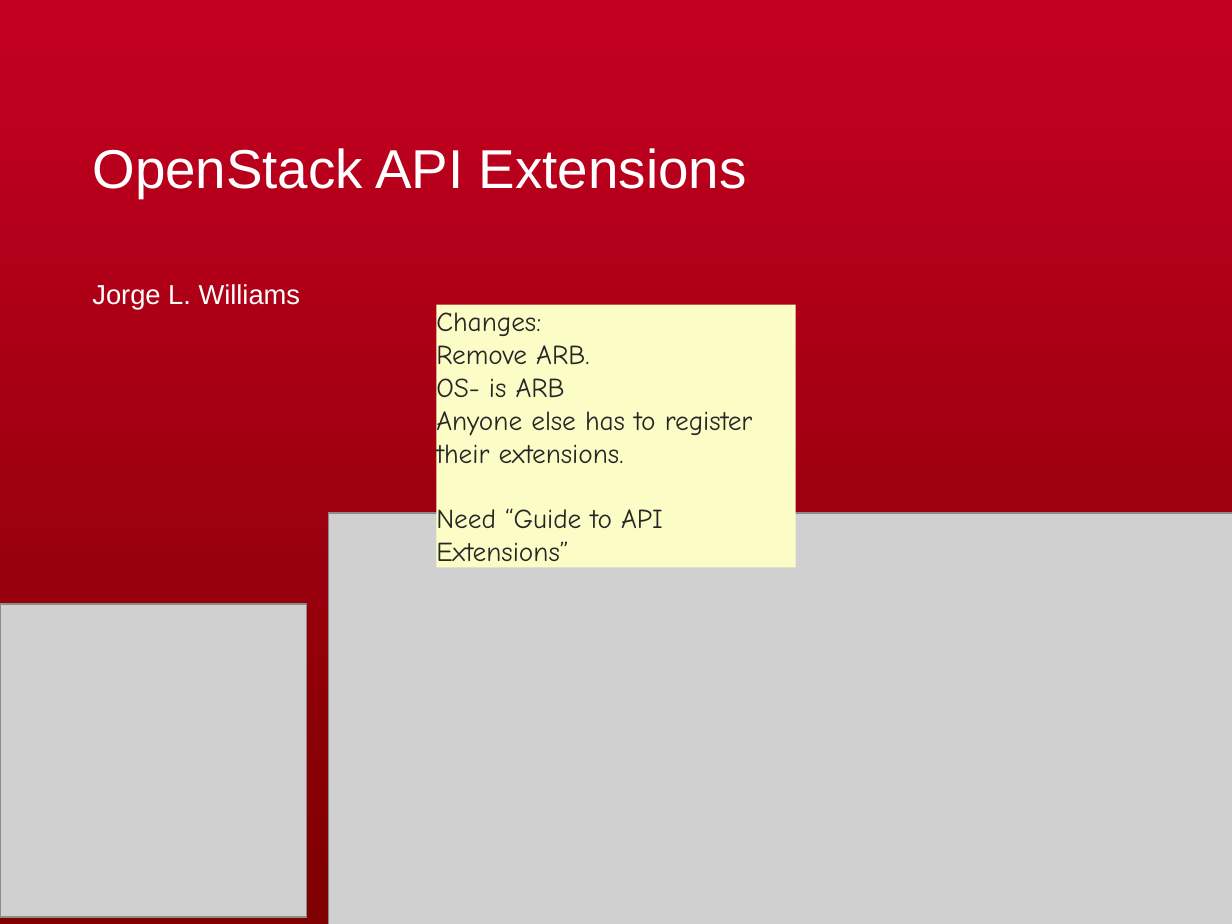
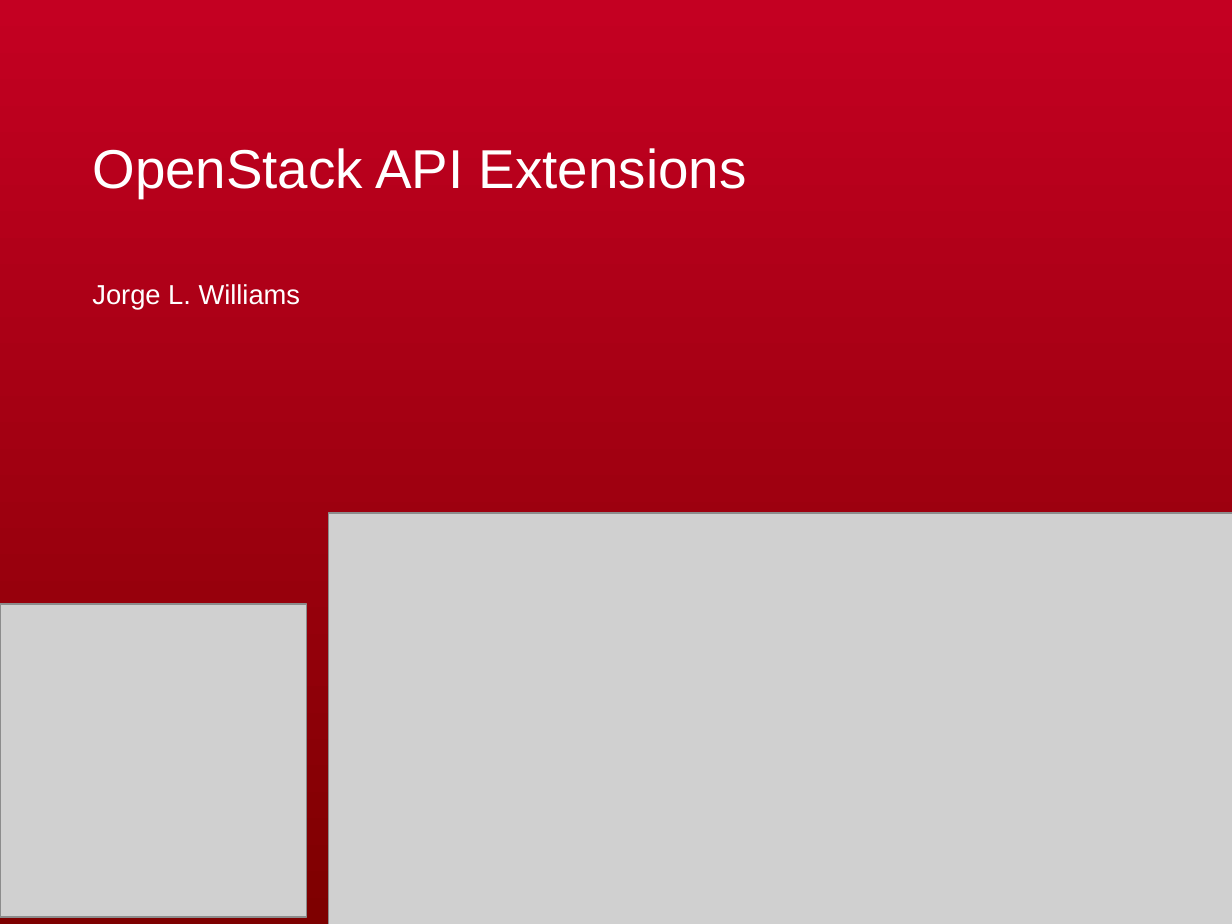
Before and after one commit to RackerWilliams/OpenStack-Extensions, a slide deck: slide 1 of Extensions.ppt. Drawn at 1232x924 pixels with LibreOffice and Linux fonts; fonts in the diff are those of the drawing; grey boxes stand for pictures. Boxes give left, top, right and bottom in pixels: in the first picture for what was removed or moved away, otherwise in the second. Text is boxed around its words. In the diff, an @@ line names an element or a change of style, - is before the commit and + after.

```diff
--- a/Extensions.ppt
+++ b/Extensions.ppt
@@ rectangle removed at [436,304,796,567] @@
-Changes:
-Remove ARB.
-OS- is ARB
-Anyone else has to register their extensions.
-Need “Guide to API Extensions”
```
Also in this commit, not shown: 16 other slides changed, 3 slides added, 12 slides removed.
